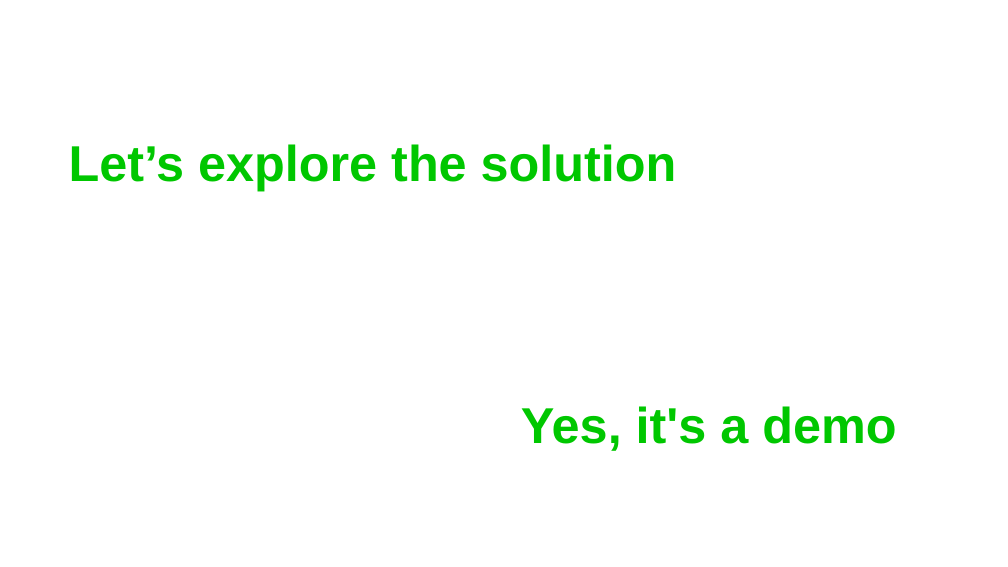
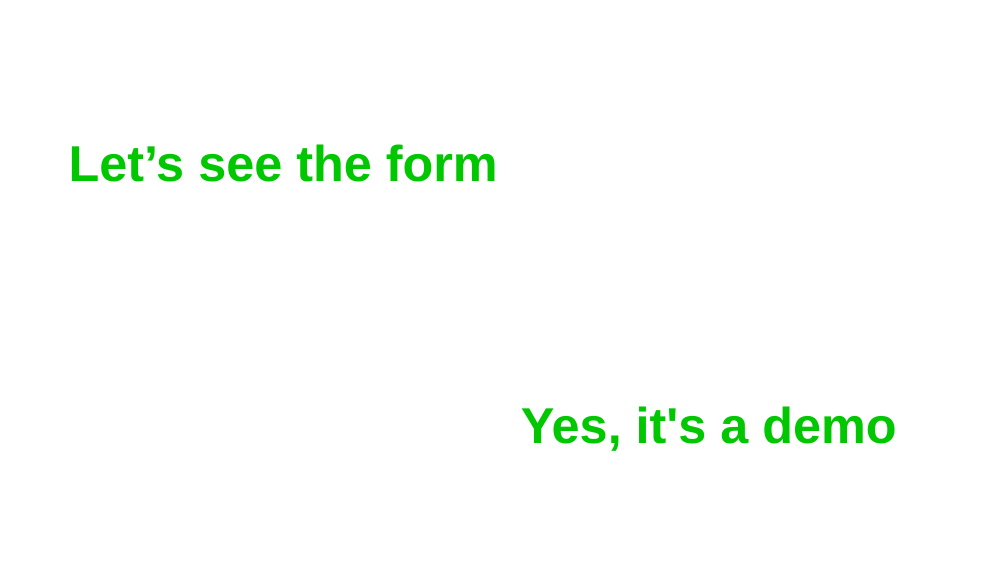
Before and after one commit to GuidoZam/espc-spfx-session-demo, a slide deck: slide 6 of .demo/ESPC25_SPFx_Slides.pptx (slide 7 before the commit). Drawn at 1008x567 pixels with LibreOffice and Linux fonts; fonts in the diff are those of the drawing; background and template pictures are left out. Boxes give left, top, right and bottom in pixels: in the first picture for what was removed or moved away, otherwise in the second. Text is boxed around its words. In the diff, an @@ line names an element or a change of style, - is before the commit and + after.

```diff
--- a/.demo/ESPC25_SPFx_Slides.pptx
+++ b/.demo/ESPC25_SPFx_Slides.pptx
@@ text at [69, 144, 498, 182]: text changed @@
-Let’s explore the solution
+Let’s see the form
```
Also in this commit, not shown: 4 other slides changed, 1 slide added, 5 slides removed, 11 other files.
